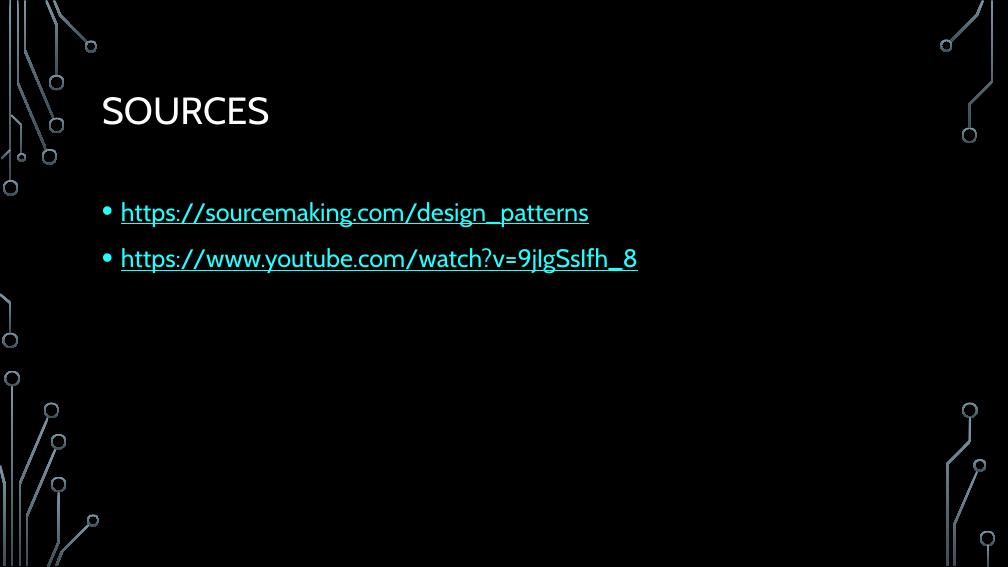
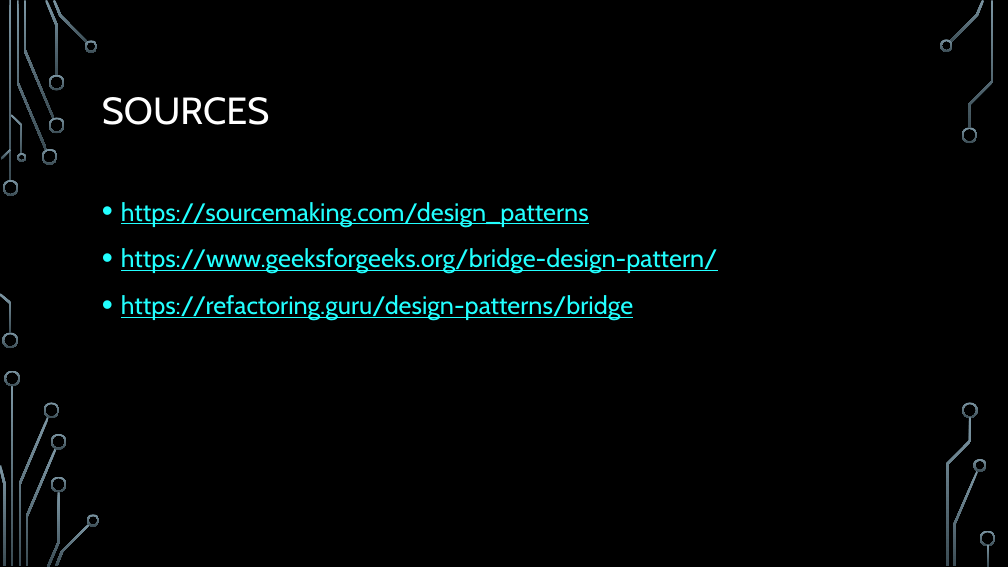
Before and after one commit to RedwanAlbadawi/CS5551_ASE, a slide deck: slide 6 of Design Patterns/Bridge Design Pattern.pptx (slide 3 before the commit). Drawn at 1008x567 pixels with LibreOffice and Linux fonts; fonts in the diff are those of the drawing; background and template pictures are left out. Boxes give left, top, right and bottom in pixels: in the first picture for what was removed or moved away, otherwise in the second. Text is boxed around its words. In the diff, an @@ line names an element or a change of style, - is before the commit and + after.

```diff
--- a/Design Patterns/Bridge Design Pattern.pptx
+++ b/Design Patterns/Bridge Design Pattern.pptx
@@ text at [121, 248, 718, 320]: text changed @@
-• https://www.youtube.com/watch?v=9jIgSsIfh_8
+• https://www.geeksforgeeks.org/bridge-design-pattern/
+• https://refactoring.guru/design-patterns/bridge
```
Also in this commit, not shown: 1 other slide changed, 3 slides added.
